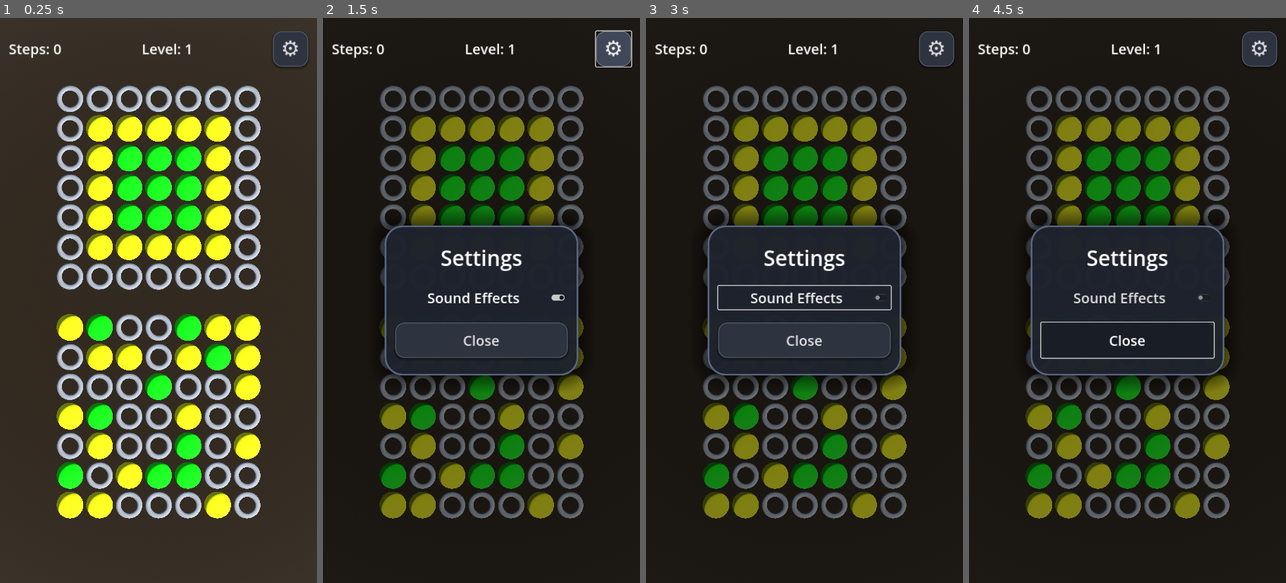
Above: before the commit, frames 1-4 (left to right).
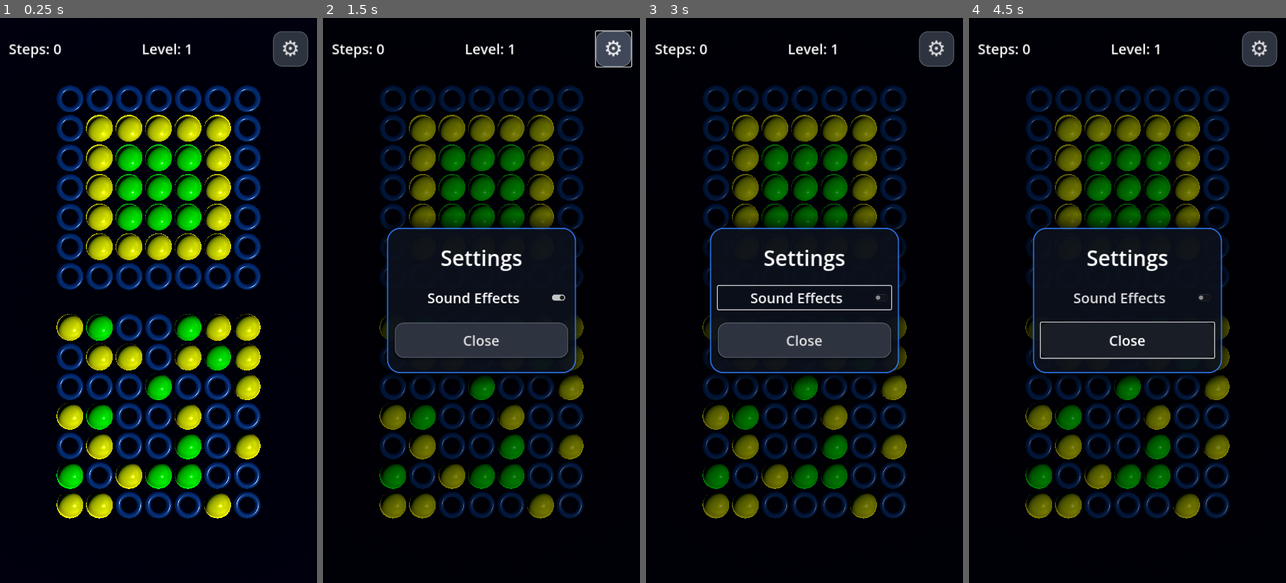
Above: after the commit, the same moments.

Repository: guybashan/orbits
Game: Godot game, scene res://scenes/main.tscn
Two runs of this game, one before a commit and one after it. Both use one fixed random seed, a clock stepped at 60 frames per second and the inputs below.
Inputs (mouse positions are in pixels of both pictures, inside the frame that each line leads up to):
- Up to frame 1 (0.25 s): no input
- Up to frame 2 (1.5 s): click "⚙" at 0.5 s; click "⚙" at 1.25 s
- Up to frame 3 (3 s): click "⚙" at 2 s; click "Sound Effects" at 2.75 s
- Up to frame 4 (4.5 s): move the mouse to (1197, 272) at 3.52 s; click (1197, 272) at 3.67 s; drag from (1064, 328) to (1111, 413) at 4.27 s

The runs differ from the first frame. In frame 1, 99% of the frame differs, in the area x 0-100%, y 0-100%; in frame 2, 77%; in frame 3, 77%; in frame 4, 77%.

Commit message:
feat: rebrand to Orbits, enhance visuals, and improve bounce animation

Diff:
--- a/project.godot
+++ b/project.godot
@@ -10,10 +10,10 @@
 
 [application]
 
-config/name="game-test"
+config/name="Orbits"
 config/features=PackedStringArray("4.3", "Forward Plus")
 run/main_scene="res://scenes/main.tscn"
-config/icon="res://icon.svg"
+config/icon="res://icon.png"
 
 [display]
 
@@ -24,4 +24,4 @@
 
 [dotnet]
 
-project/assembly_name="game-test"
+project/assembly_name="Orbits"
--- a/scenes/hole.tscn
+++ b/scenes/hole.tscn
@@ -1,6 +1,15 @@
 [gd_scene load_steps=3 format=3 uid="uid://holescene123"]
 
+[sub_resource type="StandardMaterial3D" id="StandardMaterial3D_hole"]
+albedo_color = Color(0.1, 0.15, 0.25, 1)
+metallic = 0.8
+roughness = 0.2
+emission_enabled = true
+emission = Color(0.1, 0.4, 1.0, 1)
+emission_energy_multiplier = 0.2
+
 [sub_resource type="TorusMesh" id="TorusMesh_1"]
+material = SubResource("StandardMaterial3D_hole")
 inner_radius = 0.3
 outer_radius = 0.5
 
--- a/scenes/main.tscn
+++ b/scenes/main.tscn
@@ -4,13 +4,27 @@
 [ext_resource type="PackedScene" uid="uid://boardscene123" path="res://scenes/board.tscn" id="2_board"]
 
 [sub_resource type="ProceduralSkyMaterial" id="ProceduralSkyMaterial_1"]
+sky_top_color = Color(0.02, 0.05, 0.1, 1)
+sky_horizon_color = Color(0.05, 0.08, 0.15, 1)
+ground_bottom_color = Color(0.01, 0.02, 0.05, 1)
+ground_horizon_color = Color(0.05, 0.08, 0.15, 1)
 
 [sub_resource type="Sky" id="Sky_1"]
 sky_material = SubResource("ProceduralSkyMaterial_1")
 
 [sub_resource type="Environment" id="Environment_1"]
 background_mode = 2
+background_energy_multiplier = 1.2
 sky = SubResource("Sky_1")
+tonemap_mode = 1
+glow_enabled = true
+glow_intensity = 0.5
+glow_strength = 1.0
+glow_bloom = 0.05
+glow_blend_mode = 1
+glow_hdr_threshold = 1.1
+glow_hdr_scale = 1.0
+glow_high_quality = true
 
 [sub_resource type="StyleBoxFlat" id="StyleBoxFlat_button"]
 bg_color = Color(0.18, 0.20, 0.25, 1.0)
@@ -47,22 +61,22 @@
 corner_radius_bottom_left = 20
 
 [sub_resource type="StyleBoxFlat" id="StyleBoxFlat_panel"]
-bg_color = Color(0.12, 0.14, 0.18, 0.95)
-border_width_left = 4
-border_width_top = 4
-border_width_right = 4
-border_width_bottom = 4
-border_color = Color(0.35, 0.4, 0.5, 1)
-corner_radius_top_left = 40
-corner_radius_top_right = 40
-corner_radius_bottom_right = 40
-corner_radius_bottom_left = 40
-expand_margin_left = 20.0
-expand_margin_top = 20.0
-expand_margin_right = 20.0
-expand_margin_bottom = 20.0
-shadow_color = Color(0, 0, 0, 0.5)
-shadow_size = 40
+bg_color = Color(0.05, 0.07, 0.12, 0.85)
+border_width_left = 3
+border_width_top = 3
+border_width_right = 3
+border_width_bottom = 3
+border_color = Color(0.2, 0.5, 1.0, 0.8)
+corner_radius_top_left = 30
+corner_radius_top_right = 30
+corner_radius_bottom_right = 30
+corner_radius_bottom_left = 30
+expand_margin_left = 15.0
+expand_margin_top = 15.0
+expand_margin_right = 15.0
+expand_margin_bottom = 15.0
+shadow_color = Color(0, 0, 0, 0.6)
+shadow_size = 30
 
 [node name="Main" type="Node3D"]
 script = ExtResource("1_script")
@@ -72,6 +86,7 @@
 
 [node name="DirectionalLight3D" type="DirectionalLight3D" parent="."]
 transform = Transform3D(0.707107, -0.5, 0.5, 0, 0.707107, 0.707107, -0.707107, -0.5, 0.5, 0, 10, 0)
+light_energy = 1.6
 shadow_enabled = true
 
 [node name="Camera3D" type="Camera3D" parent="."]
--- a/scripts/ball.gd
+++ b/scripts/ball.gd
@@ -17,6 +17,12 @@
 		return
 
 	var material = StandardMaterial3D.new()
+	material.roughness = 0.1
+	material.metallic = 0.7
+	material.emission_enabled = false
+	material.rim_enabled = true
+	material.rim = 0.5
+
 	match color_type:
 		ColorType.RED:
 			material.albedo_color = Color.RED
@@ -27,6 +33,6 @@
 		ColorType.YELLOW:
 			material.albedo_color = Color.YELLOW
 		_:
-			material.albedo_color = Color.GRAY # Default/None
+			material.albedo_color = Color(0.3, 0.3, 0.3)
 
 	mesh_instance.material_override = material
--- a/scripts/board.gd
+++ b/scripts/board.gd
@@ -77,11 +77,26 @@
 
 	var ball = balls[grid_pos]
 	var original_pos = ball.position
-	var bounce_vec = Vector3(direction.x, 0, direction.y) * (SPACING * 0.3)
+	var bounce_vec = Vector3(direction.x, 0, direction.y) * (SPACING * 0.4)
 
+	# Create a complex tween for position and scale (squash & stretch)
 	var tween = create_tween()
-	tween.tween_property(ball, "position", original_pos + bounce_vec, 0.05).set_trans(Tween.TRANS_SINE)
-	tween.tween_property(ball, "position", original_pos, 0.1).set_trans(Tween.TRANS_BOUNCE)
+	tween.set_parallel(true)
+
+	# Position: Move out and back
+	tween.tween_property(ball, "position", original_pos + bounce_vec, 0.1).set_trans(Tween.TRANS_SINE).set_ease(Tween.EASE_OUT)
+	tween.chain().tween_property(ball, "position", original_pos, 0.2).set_trans(Tween.TRANS_ELASTIC).set_ease(Tween.EASE_OUT)
+
+	# Scale: Squash when hitting "wall", traverse to stretch
+	var squash = Vector3(1.2, 0.8, 1.2) # Flatten
+	if direction.x != 0: squash = Vector3(0.8, 1.2, 1.2) # Adjust based on axis if needed, but uniform squash is fine for this simple abstract style
+
+	# Simple wobble
+	var original_scale = Vector3.ONE
+	var wobble_scale = Vector3(1.2, 0.8, 1.2)
+
+	tween.tween_property(ball, "scale", wobble_scale, 0.1).set_trans(Tween.TRANS_SINE).set_ease(Tween.EASE_OUT)
+	tween.chain().tween_property(ball, "scale", original_scale, 0.3).set_trans(Tween.TRANS_ELASTIC).set_ease(Tween.EASE_OUT)
 
 	if sfx_bounce and not is_muted:
 		sfx_bounce.play()
Binary file added: icon.jpg
Binary file added: icon.png
